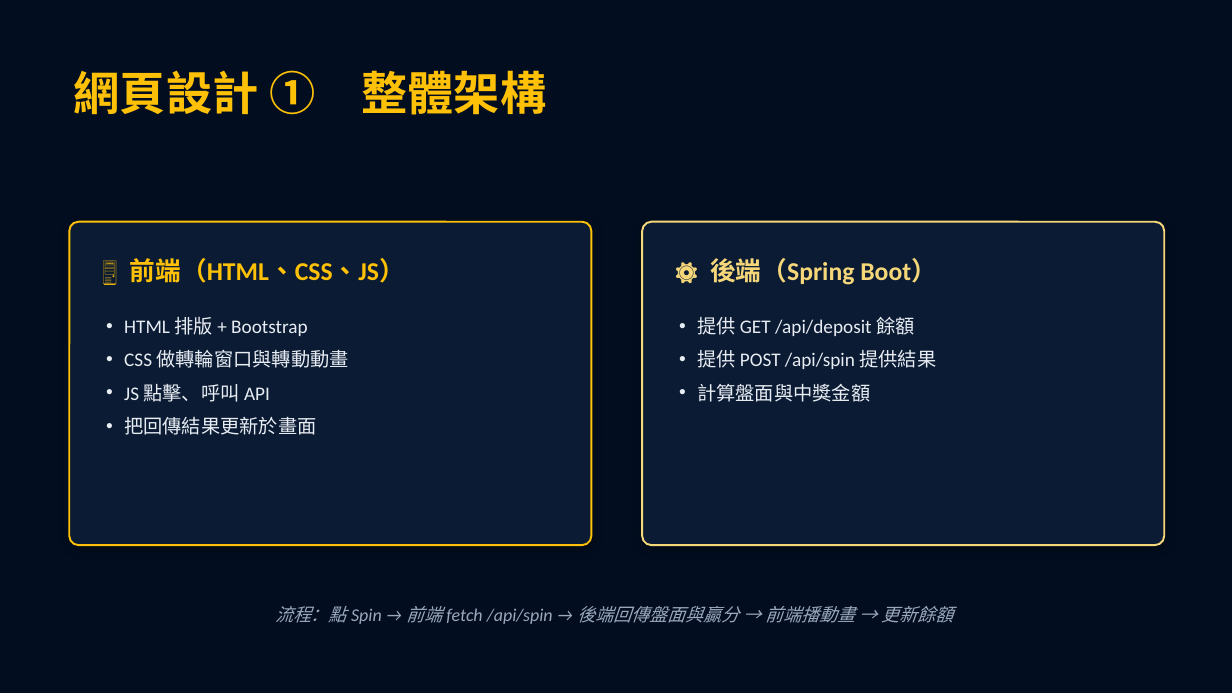
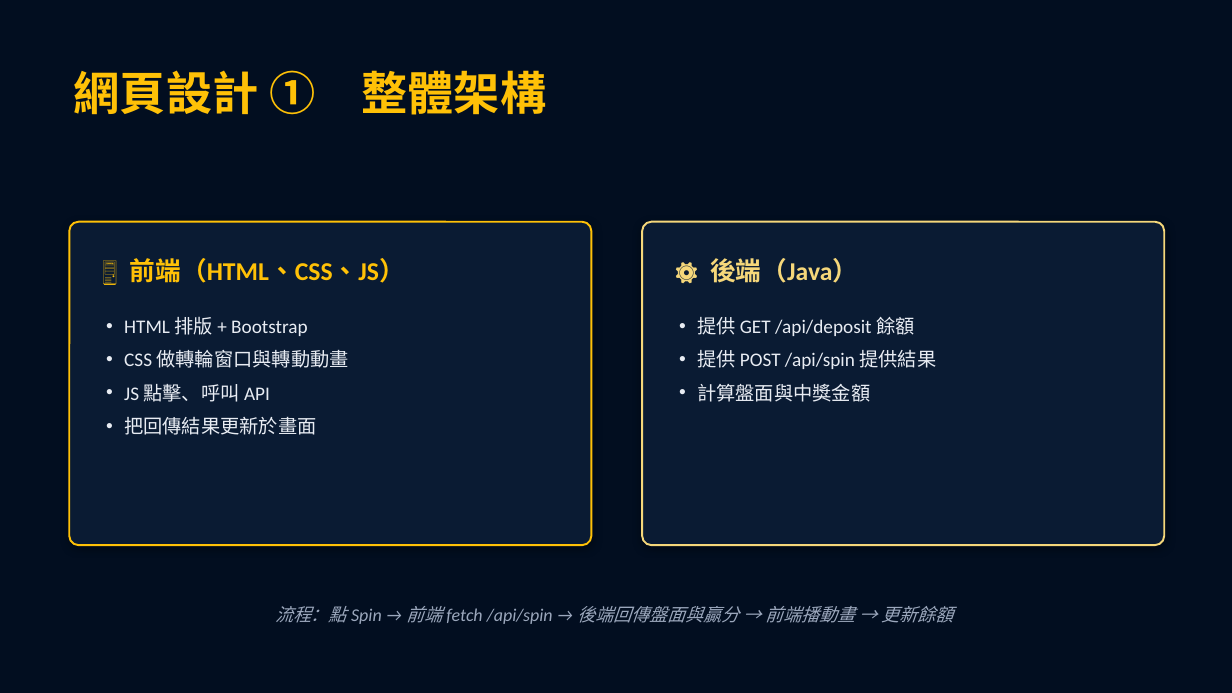
Before and after one commit to bxumsle000-cmd/slot-game, a slide deck: slide 4 of 老虎機專案簡報.pptx. Drawn at 1232x693 pixels with LibreOffice and Linux fonts; fonts in the diff are those of the drawing. Boxes give left, top, right and bottom in pixels: in the first picture for what was removed or moved away, otherwise in the second. Text is boxed around its words. In the diff, an @@ line names an element or a change of style, - is before the commit and + after.

```diff
--- a/老虎機專案簡報.pptx
+++ b/老虎機專案簡報.pptx
@@ text at [710,258,858,283]: text changed @@
-⚙️ 後端（Spring Boot）
+⚙️ 後端（Java）
```
